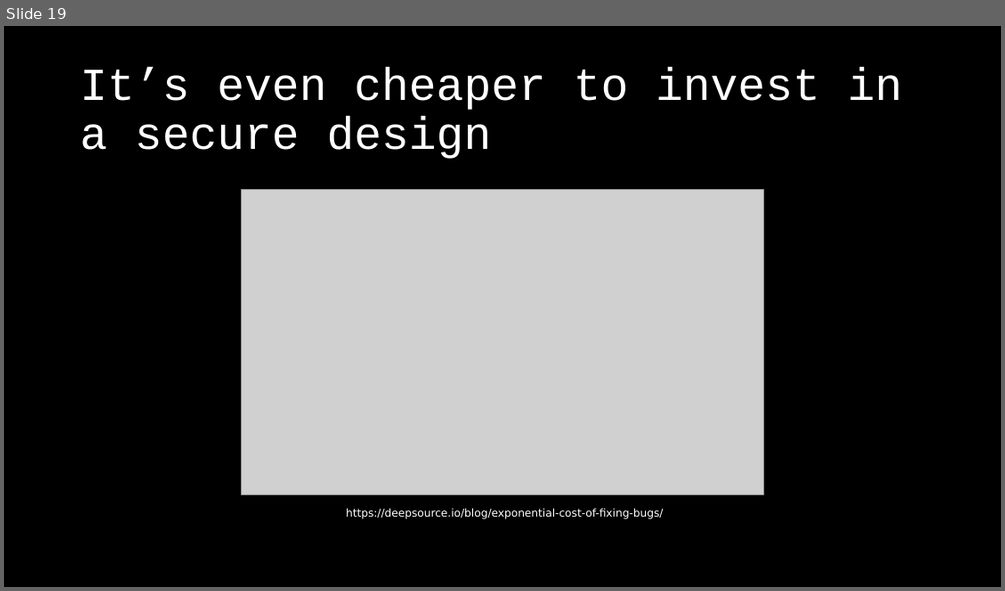
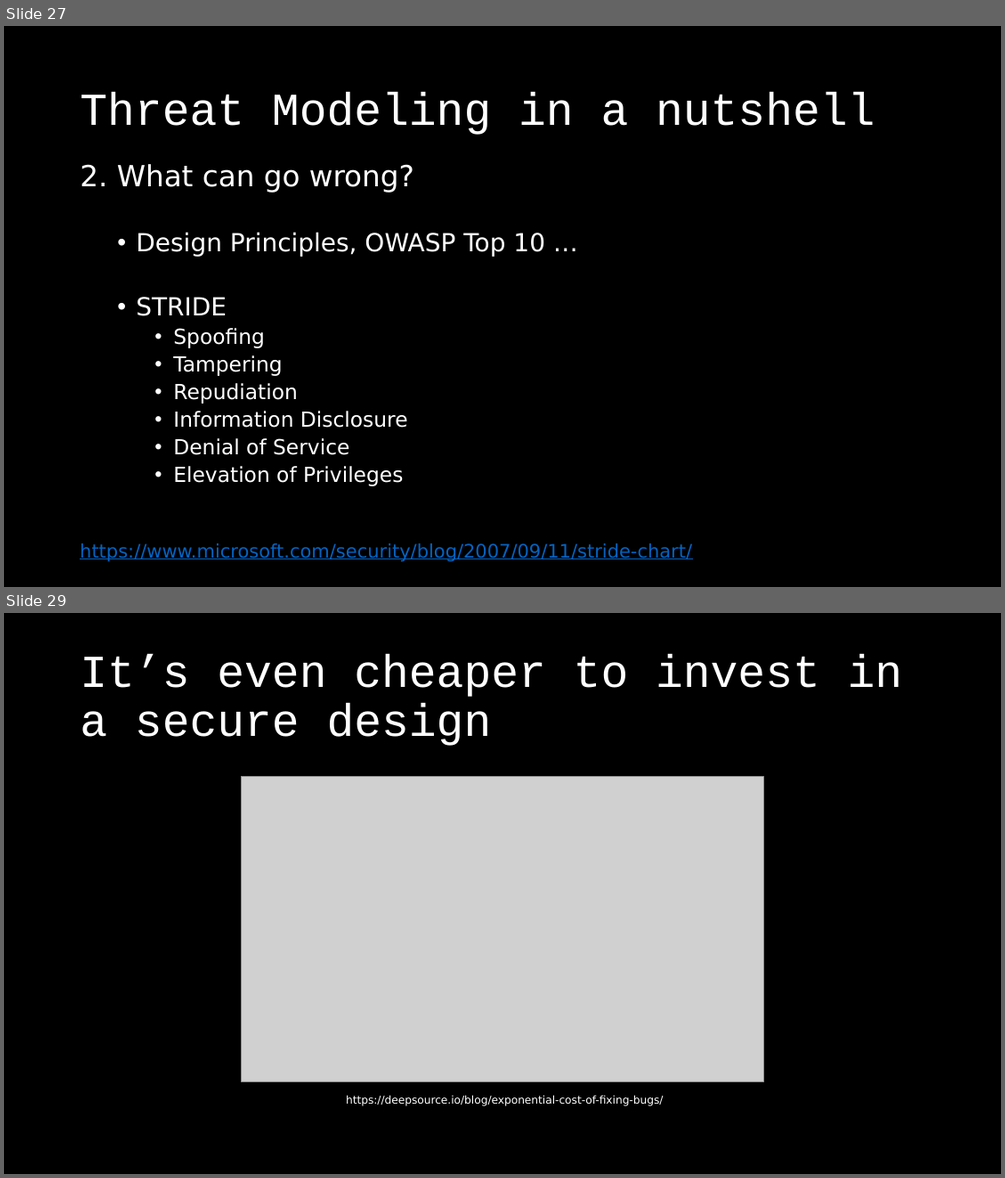
Before and after one commit to dschwarz91/websec-lecture, a slide deck: slides/8_General_Topics.pptx. Shown one above the other, each under a label of ours: slide 19 before the commit, slides 27 and 29 after it; the slides between them are not shown. The pictures are 1005x591 and 1005x1178 pixels, drawn with LibreOffice and Linux fonts; fonts in the diff are those of the drawing; grey boxes stand for pictures. Boxes give left, top, right and bottom in pixels: in the first picture for what was removed or moved away, otherwise in the second. Text is boxed around its words. In the diff, an @@ line names an element or a change of style, - is before the commit and + after.

Commit message:
Added some slides for threat modeling in a nutshell.

```diff
--- a/slides/8_General_Topics.pptx
+++ b/slides/8_General_Topics.pptx
@@ slide 27 added at (4,26,1001,587), background #000000 @@
@@ title added at (80,91,874,135), 44 pt, text #FFFFFF @@
+Threat Modeling in a nutshell
@@ text added at (80,164,545,486), 20 pt, text #FFFFFF @@
+2. What can go wrong?
+  • Design Principles, OWASP Top 10 …
+  • STRIDE
+    • Spoofing
+    • Tampering
+    • Repudiation
+    • Information Disclosure
+    • Denial of Service
+    • Elevation of Privileges
@@ text added at (80,543,692,562), 18 pt, text #0563C1, underline @@
+https://www.microsoft.com/security/blog/2007/09/11/stride-chart/
@@ what was slide 19 is now slide 29 @@
```
Also in this commit, not shown: 1 slide changed, 9 other slides added, 1 other file.
